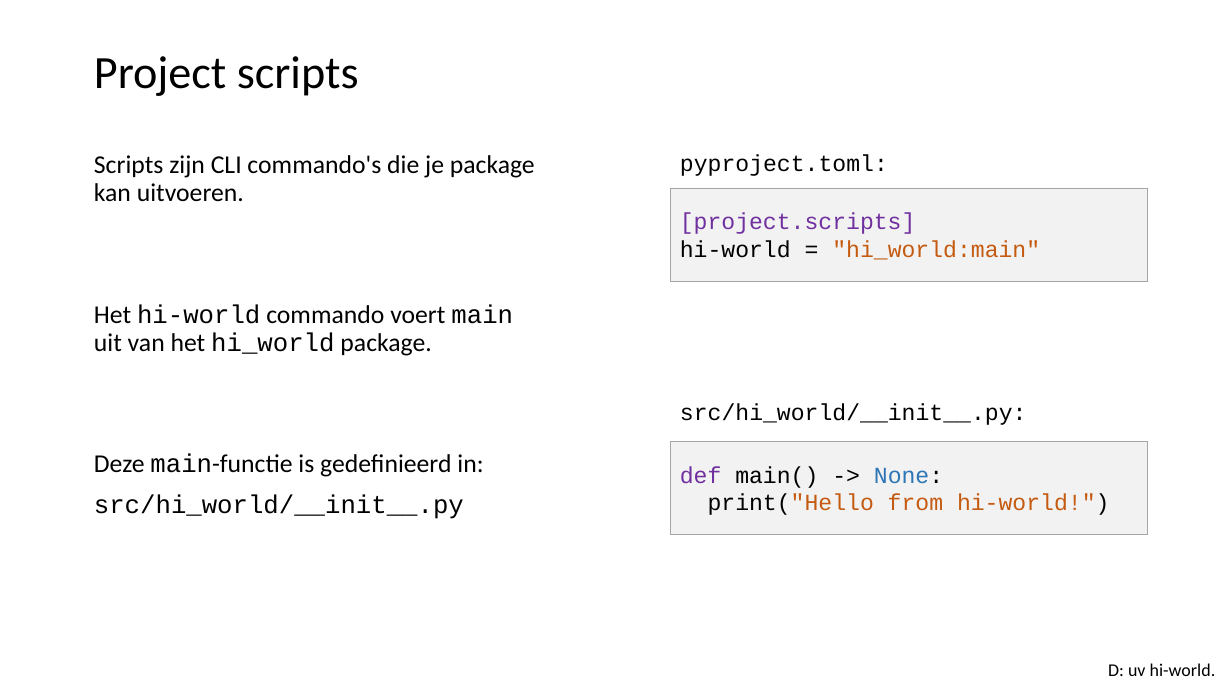
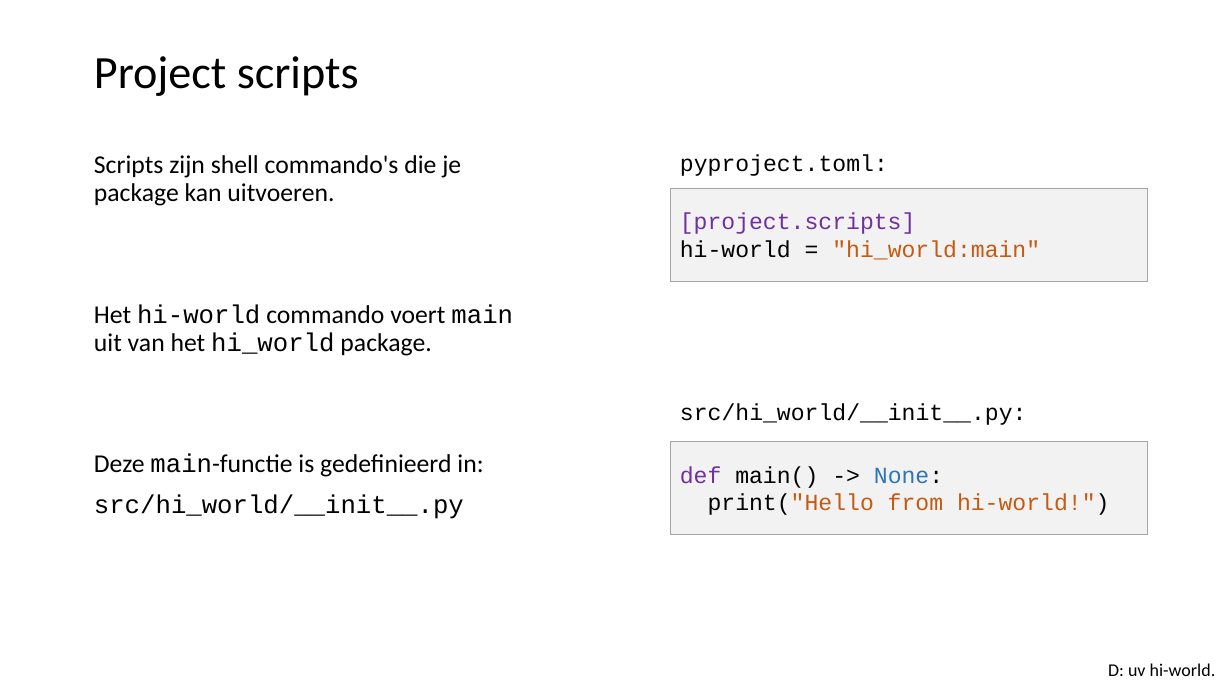
Before and after one commit to LFKoning/knowledge-sharing, a slide deck: slide 44 of python_course_4p/1_venv_package/1_venv_package.pptx (slide 42 before the commit). Drawn at 1232x693 pixels with LibreOffice and Linux fonts; fonts in the diff are those of the drawing. Boxes give left, top, right and bottom in pixels: in the first picture for what was removed or moved away, otherwise in the second. Text is boxed around its words. In the diff, an @@ line names an element or a change of style, - is before the commit and + after.

```diff
--- a/python_course_4p/1_venv_package/1_venv_package.pptx
+++ b/python_course_4p/1_venv_package/1_venv_package.pptx
@@ text at bbox=[94, 155, 461, 206]: text changed @@
-Scripts zijn CLI commando's die je package kan uitvoeren.
+Scripts zijn shell commando's die je package kan uitvoeren.
```
Also in this commit, not shown: 8 other slides changed, 2 slides added, 1 other file.
